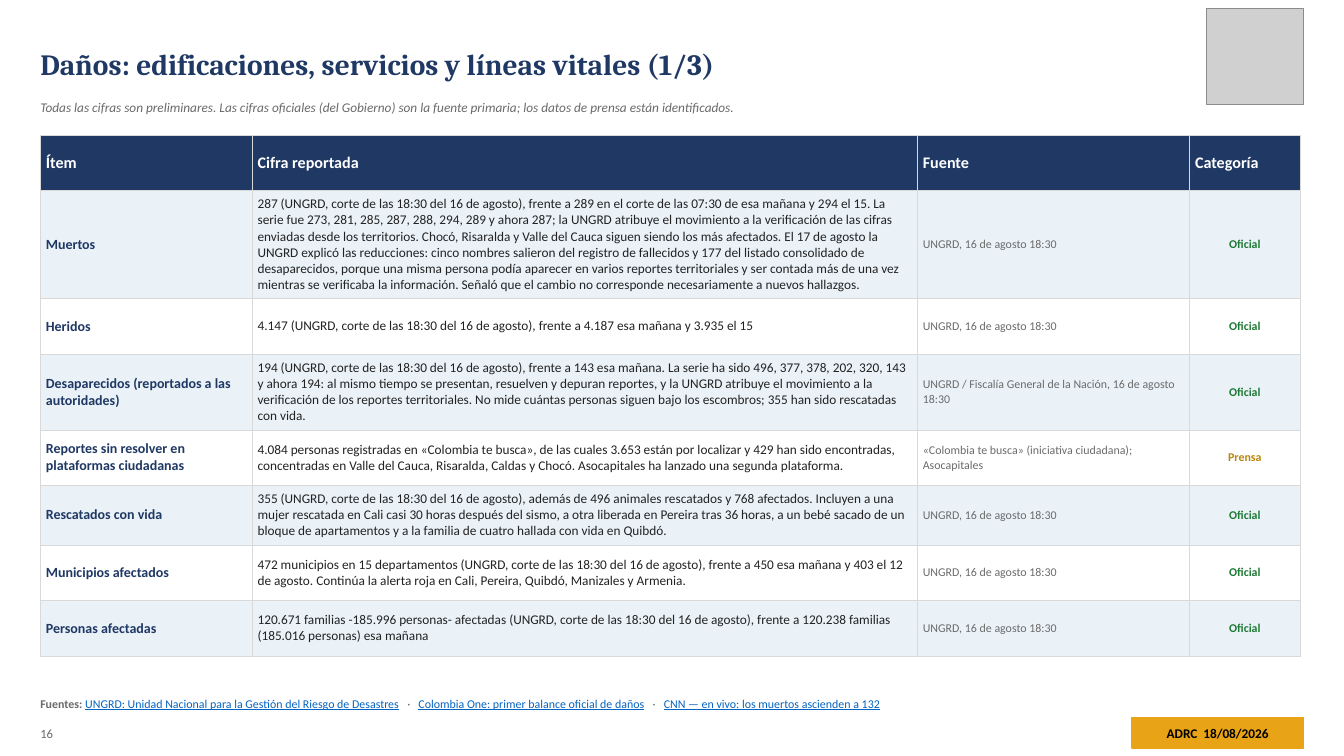
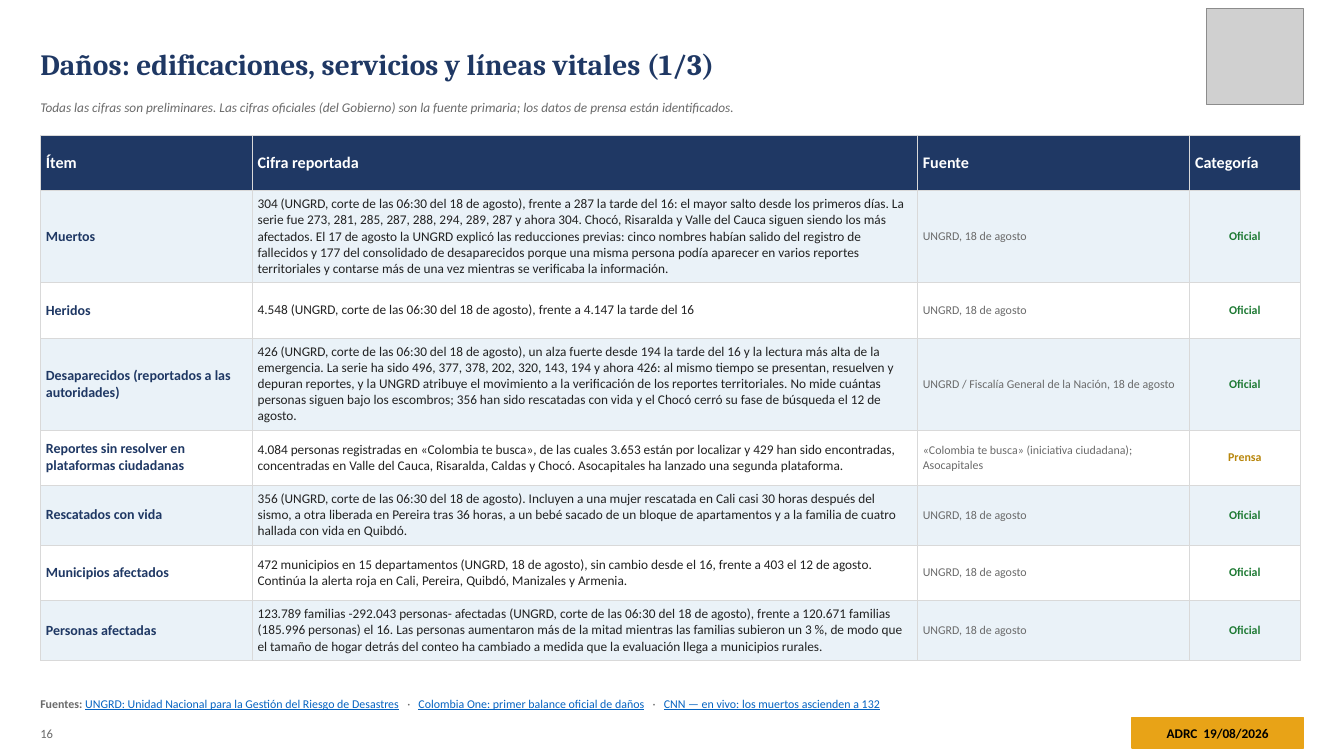
Before and after one commit to kochobi-max/whatsmap, a slide deck: slide 16 of reports/colombia_eq_20260810/output/ADRC_EQ_COL_Choco_20260810_ES.pptx. Drawn at 1344x756 pixels with LibreOffice and Linux fonts; fonts in the diff are those of the drawing; grey boxes stand for pictures. Boxes give left, top, right and bottom in pixels: in the first picture for what was removed or moved away, otherwise in the second. Text is boxed around its words. In the diff, an @@ line names an element or a change of style, - is before the commit and + after.

```diff
--- a/reports/colombia_eq_20260810/output/ADRC_EQ_COL_Choco_20260810_ES.pptx
+++ b/reports/colombia_eq_20260810/output/ADRC_EQ_COL_Choco_20260810_ES.pptx
@@ table at [40,135,1301,658] @@
-row 2, column 2: 287 (UNGRD, corte de las 18:30 del 16 de agosto), frente a 289 en el corte de las 07:30 de esa mañana y 294 el 15. La serie fue 273, 281, 285, 287, 288, 294, 289 y ahora 287; la UNGRD atribuye el movimiento a la verificación de las cifras enviadas desde los territorios. Chocó, Risaralda y Valle del Cauca siguen siendo los más afectados. El 17 de agosto la UNGRD explicó las reducciones: cinco nombres salieron del registro de fallecidos y 177 del listado consolidado de desaparecidos, porque una misma persona podía aparecer en varios reportes territoriales y ser contada más de una vez mientras se verificaba la información. Señaló que el cambio no corresponde necesariamente a nuevos hallazgos.
+row 2, column 2: 304 (UNGRD, corte de las 06:30 del 18 de agosto), frente a 287 la tarde del 16: el mayor salto desde los primeros días. La serie fue 273, 281, 285, 287, 288, 294, 289, 287 y ahora 304. Chocó, Risaralda y Valle del Cauca siguen siendo los más afectados. El 17 de agosto la UNGRD explicó las reducciones previas: cinco nombres habían salido del registro de fallecidos y 177 del consolidado de desaparecidos porque una misma persona podía aparecer en varios reportes territoriales y contarse más de una vez mientras se verificaba la información.
-row 2, column 3: UNGRD, 16 de agosto 18:30
+row 2, column 3: UNGRD, 18 de agosto
-row 3, column 2: 4.147 (UNGRD, corte de las 18:30 del 16 de agosto), frente a 4.187 esa mañana y 3.935 el 15
+row 3, column 2: 4.548 (UNGRD, corte de las 06:30 del 18 de agosto), frente a 4.147 la tarde del 16
-row 3, column 3: UNGRD, 16 de agosto 18:30
+row 3, column 3: UNGRD, 18 de agosto
-row 4, column 2: 194 (UNGRD, corte de las 18:30 del 16 de agosto), frente a 143 esa mañana. La serie ha sido 496, 377, 378, 202, 320, 143 y ahora 194: al mismo tiempo se presentan, resuelven y depuran reportes, y la UNGRD atribuye el movimiento a la verificación de los reportes territoriales. No mide cuántas personas siguen bajo los escombros; 355 han sido rescatadas con vida.
+row 4, column 2: 426 (UNGRD, corte de las 06:30 del 18 de agosto), un alza fuerte desde 194 la tarde del 16 y la lectura más alta de la emergencia. La serie ha sido 496, 377, 378, 202, 320, 143, 194 y ahora 426: al mismo tiempo se presentan, resuelven y depuran reportes, y la UNGRD atribuye el movimiento a la verificación de los reportes territoriales. No mide cuántas personas siguen bajo los escombros; 356 han sido rescatadas con vida y el Chocó cerró su fase de búsqueda el 12 de agosto.
-row 4, column 3: UNGRD / Fiscalía General de la Nación, 16 de agosto 18:30
+row 4, column 3: UNGRD / Fiscalía General de la Nación, 18 de agosto
-row 6, column 2: 355 (UNGRD, corte de las 18:30 del 16 de agosto), además de 496 animales rescatados y 768 afectados. Incluyen a una mujer rescatada en Cali casi 30 horas después del sismo, a otra liberada en Pereira tras 36 horas, a un bebé sacado de un bloque de apartamentos y a la familia de cuatro hallada con vida en Quibdó.
+row 6, column 2: 356 (UNGRD, corte de las 06:30 del 18 de agosto). Incluyen a una mujer rescatada en Cali casi 30 horas después del sismo, a otra liberada en Pereira tras 36 horas, a un bebé sacado de un bloque de apartamentos y a la familia de cuatro hallada con vida en Quibdó.
-row 6, column 3: UNGRD, 16 de agosto 18:30
+row 6, column 3: UNGRD, 18 de agosto
-row 7, column 2: 472 municipios en 15 departamentos (UNGRD, corte de las 18:30 del 16 de agosto), frente a 450 esa mañana y 403 el 12 de agosto. Continúa la alerta roja en Cali, Pereira, Quibdó, Manizales y Armenia.
+row 7, column 2: 472 municipios en 15 departamentos (UNGRD, 18 de agosto), sin cambio desde el 16, frente a 403 el 12 de agosto. Continúa la alerta roja en Cali, Pereira, Quibdó, Manizales y Armenia.
-row 7, column 3: UNGRD, 16 de agosto 18:30
+row 7, column 3: UNGRD, 18 de agosto
-row 8, column 2: 120.671 familias -185.996 personas- afectadas (UNGRD, corte de las 18:30 del 16 de agosto), frente a 120.238 familias (185.016 personas) esa mañana
+row 8, column 2: 123.789 familias -292.043 personas- afectadas (UNGRD, corte de las 06:30 del 18 de agosto), frente a 120.671 familias (185.996 personas) el 16. Las personas aumentaron más de la mitad mientras las familias subieron un 3 %, de modo que el tamaño de hogar detrás del conteo ha cambiado a medida que la evaluación llega a municipios rurales.
-row 8, column 3: UNGRD, 16 de agosto 18:30
+row 8, column 3: UNGRD, 18 de agosto
@@ text at [1167,728,1268,739]: text changed @@
-ADRC 18/08/2026
+ADRC 19/08/2026
```
Also in this commit, not shown: 36 other slides changed, 8 other files.
